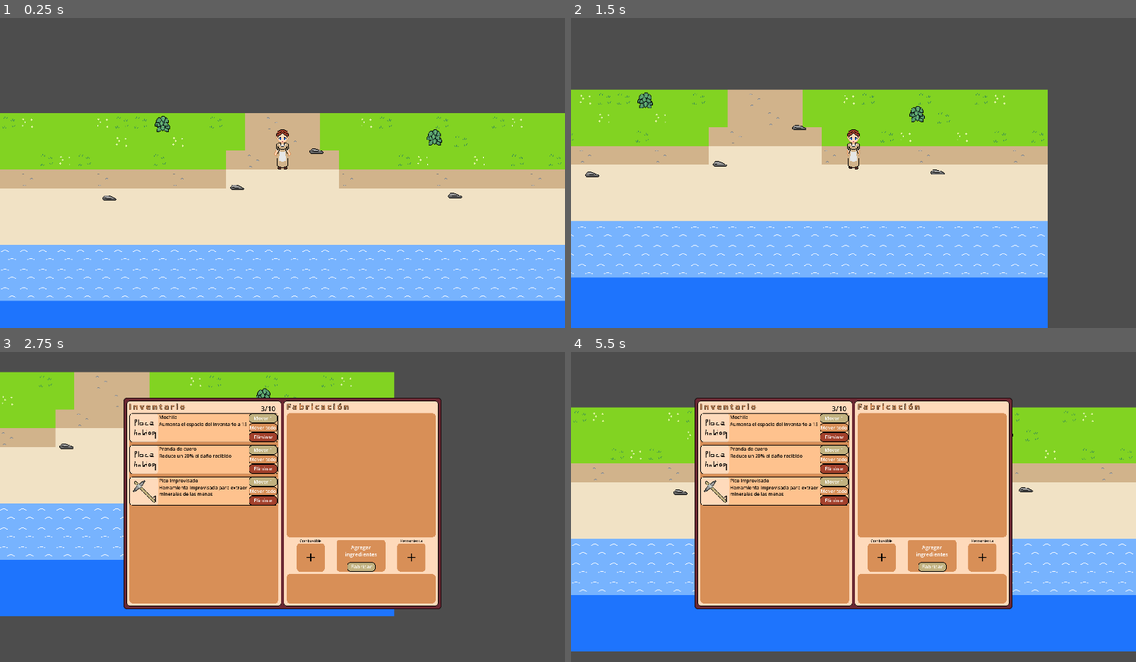
Above: before the commit, frames 1-4 (two rows, left to right).
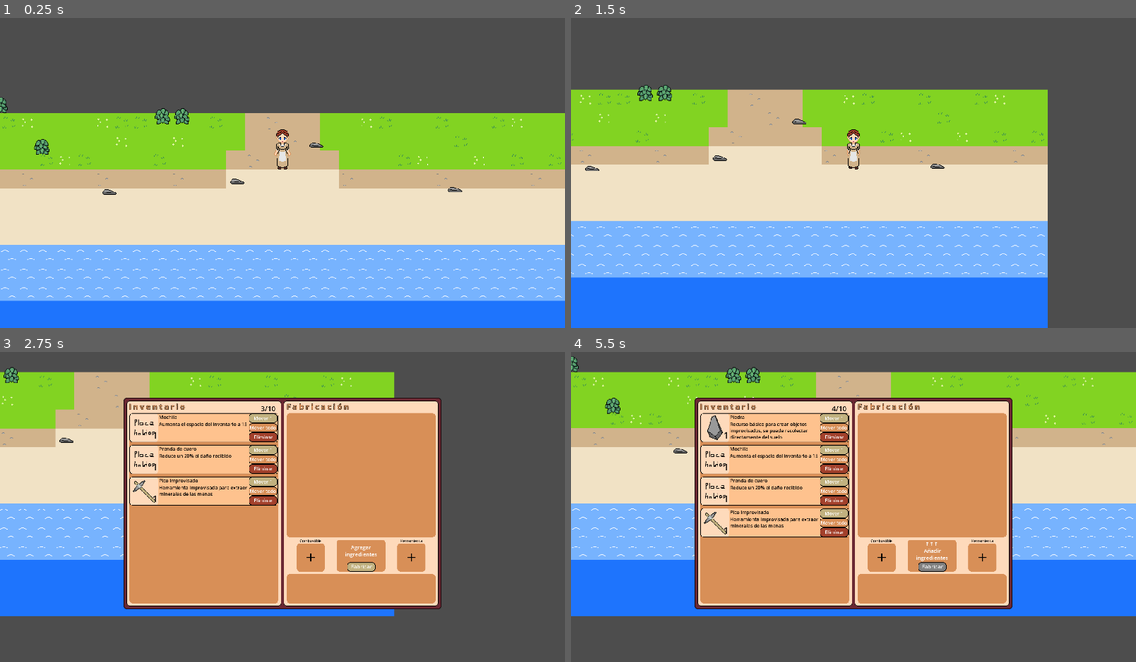
Above: after the commit, the same moments.

Repository: MarcosGomez66/isla_solitaria
Game: Godot game, scene res://main/testscene.tscn
Two runs of this game, one before a commit and one after it. Both use one fixed random seed, a clock stepped at 60 frames per second and the inputs below.
Inputs:
- Up to frame 1 (0.25 s): no input
- Up to frame 2 (1.5 s): tap Enter at 0.5 s; hold D (move_right) 0.53-1.28 s; tap F (interact) at 0.6, 1.35 s; hold S (move_down) from 1.28 s (still down)
- Up to frame 3 (2.75 s): release S (move_down) at 2.03 s; hold D (move_right) from 2.03 s (still down); hold R (open_craft) from 2.03 s (still down); tap F (interact) at 2.3 s
- Up to frame 4 (5.5 s): release D (move_right) at 2.78 s; release R (open_craft) at 2.78 s; hold W (move_up) 2.78-3.53 s; tap E (open_equipment) at 2.85 s; tap F (interact) at 3.05, 3.6, 4.35, 5.3 s; hold A (move_left) 3.53-5.03 s; hold S (move_down) from 5.03 s (still down); hold R (open_craft) from 5.03 s (still down)

The runs differ from the first frame. In frame 1, 0.8% of the frame differs, in the area x 0-82%, y 25-60%; in frame 2, 0.6%; in frame 3, 0.3%; in frame 4, 43%, in the area x 0-100%, y 1-97%.

Commit message:
agregar nuevos sprites para pruebas

Diff:
--- a/main/game_manager.gd
+++ b/main/game_manager.gd
@@ -1,9 +1,11 @@
 extends Node
 
+var y_sort
 var player
 var current_map
 
 func _ready() -> void:
+	y_sort = get_tree().root.get_node('Test/World/YSort')
 	start_game()
 
 func start_game():
@@ -16,17 +18,19 @@
 
 	var map_scene = load(path)
 	current_map = map_scene.instantiate()
-	get_tree().root.get_node('Test/World').add_child(current_map)
+	y_sort.add_child(current_map)
 	spawn_player()
 
 func spawn_player():
 	if player == null:
 		player = preload('res://player/player.tscn').instantiate()
-		get_tree().root.get_node('Test/Entities').add_child(player)
-
+		y_sort.add_child(player)
 	#buscar un spawn
 	var spawn = current_map.get_node('SpawnPoints/SpawnNorth')
 	player.global_position = spawn.global_position
+
+	var arbusto = preload("res://scenes/world_objects/bush.tscn").instantiate()
+	y_sort.add_child(arbusto)
 
 func change_map(path: String, spawn_name: String):
 	if current_map:
@@ -34,6 +38,6 @@
 
 	var map_scene = load(path)
 	current_map = map_scene.instantiate()
-	get_tree().root.get_node('Test/World').add_child(current_map)
+	y_sort.add_child(current_map)
 	var spawn = current_map.get_node(spawn_name)
 	player.global_position = spawn.global_position
--- a/main/testscene.tscn
+++ b/main/testscene.tscn
@@ -1,6 +1,7 @@
-[gd_scene load_steps=4 format=3 uid="uid://c7pneorgswetf"]
+[gd_scene load_steps=5 format=3 uid="uid://c7pneorgswetf"]
 
 [ext_resource type="Script" uid="uid://dlvf607qkhnrx" path="res://main/main.gd" id="1_dircn"]
+[ext_resource type="PackedScene" uid="uid://rp0ehdok78n8" path="res://scenes/world_objects/bush.tscn" id="2_o2gk4"]
 [ext_resource type="PackedScene" uid="uid://c33qgcgsgi64e" path="res://scenes/ui-ux/inventory_craft.tscn" id="6_82lcv"]
 [ext_resource type="PackedScene" uid="uid://bglbt437gqsky" path="res://scenes/ui-ux/equipment_ui.tscn" id="7_cpevb"]
 
@@ -9,7 +10,11 @@
 
 [node name="World" type="Node2D" parent="."]
 
-[node name="Entities" type="Node2D" parent="."]
+[node name="YSort" type="Node2D" parent="World"]
+y_sort_enabled = true
+
+[node name="Bush" parent="World/YSort" instance=ExtResource("2_o2gk4")]
+position = Vector2(71, 71)
 
 [node name="CanvasLayer" type="CanvasLayer" parent="."]
 
--- a/maps/mapa_claro_prueba.tscn
+++ b/maps/mapa_claro_prueba.tscn
@@ -45,7 +45,8 @@
 [sub_resource type="RectangleShape2D" id="RectangleShape2D_o4ti7"]
 size = Vector2(128, 32)
 
-[node name="Node2D" type="Node2D"]
+[node name="ClaroPrueba" type="Node2D"]
+y_sort_enabled = true
 
 [node name="TileMapSuelo" type="TileMapLayer" parent="."]
 tile_map_data = PackedByteArray("AAANAAAAAAADAAAAAAAOAAAAAAADAAAAAAAPAAAAAAADAAAAAAAQAAAAAAADAAAAAAARAAAAAAAAAAEAAAASAA …(6160 unchanged characters)…
@@ -56,6 +57,7 @@
 tile_set = SubResource("TileSet_ovtml")
 
 [node name="Collectables" type="Node2D" parent="."]
+y_sort_enabled = true
 
 [node name="Bush" parent="Collectables" instance=ExtResource("3_f7c71")]
 position = Vector2(269, 222)
--- a/maps/mapa_costa_prueba.tscn
+++ b/maps/mapa_costa_prueba.tscn
@@ -44,7 +44,8 @@
 [sub_resource type="RectangleShape2D" id="RectangleShape2D_hbsfu"]
 size = Vector2(128, 32)
 
-[node name="Node2D" type="Node2D"]
+[node name="CostaPrueba" type="Node2D"]
+y_sort_enabled = true
 
 [node name="TileMapSuelo" type="TileMapLayer" parent="."]
 tile_map_data = PackedByteArray("AAAAAAAAAAAAAAEAAAABAAAAAAAAAAEAAAACAAAAAAAAAAEAAAADAAAAAAAAAAEAAAAEAAAAAAAAAAEAAAAFAA …(6160 unchanged characters)…
@@ -55,6 +56,7 @@
 tile_set = SubResource("TileSet_ovtml")
 
 [node name="Collectables" type="Node2D" parent="."]
+y_sort_enabled = true
 
 [node name="Stone" parent="Collectables" instance=ExtResource("3_hbsfu")]
 position = Vector2(403, 121)
@@ -72,7 +74,7 @@
 position = Vector2(276, 19)
 
 [node name="Bush2" parent="Collectables" instance=ExtResource("4_xqulb")]
-position = Vector2(738, 42)
+position = Vector2(309, 19)
 
 [node name="GoToClearing" type="Area2D" parent="."]
 position = Vector2(480, -16)
--- /dev/null
+++ b/ph/arbusto.tscn
@@ -0,0 +1,9 @@
+[gd_scene load_steps=2 format=3 uid="uid://b33b8tbqc8e6h"]
+
+[ext_resource type="PackedScene" uid="uid://rp0ehdok78n8" path="res://scenes/world_objects/bush.tscn" id="1_sbsij"]
+
+[node name="Arbusto" type="Node2D"]
+y_sort_enabled = true
+
+[node name="Bush" parent="." instance=ExtResource("1_sbsij")]
+position = Vector2(13, 97)
--- a/player/player.gd
+++ b/player/player.gd
@@ -1,18 +1,18 @@
 extends CharacterBody2D
 
 @export var speed := 200
-var sprite
-#@onready var sprite = $AnimatedSprite2D
+@onready var sprite = $AnimatedSprite2D
+@onready var interact_area = $InteractArea
 
 # variables para el movimiento y las animaciones
 var direction := Vector2.ZERO
 var facing := "down"
-
 # variables para la interaccion con recolectables
 var nearby_object: Node = null
 
 func _ready() -> void:
-	sprite = get_node('AnimatedSprite2D')
+	interact_area.connect('area_entered', _on_area_entered)
+	interact_area.connect('area_exited', _on_area_exited)
 
 # todo lo que se realiza continuamente va en el physics process
 func _physics_process(delta):
@@ -48,6 +48,14 @@
 			sprite.play(anim)
 
 # metodos para la recoleccion de objetos
+func _on_area_entered(area):
+	if area.is_in_group('collectable'):
+		set_near_object(area)
+
+func _on_area_exited(area):
+	if area.is_in_group('collectable'):
+		clear_near_object(area)
+
 func set_near_object(object_node):
 	nearby_object = object_node
 
@@ -56,6 +64,9 @@
 		nearby_object = null
 
 func pick_item(object_node):
-	InvManager.add_item_to_inventory(object_node.item_data, object_node.quantity)
+	var stack = Stack.new()
+	stack.item_data = object_node.item_data
+	stack.count = object_node.amount
+	InvManager.add_item_to_inventory(stack)
 	nearby_object = null
 	object_node.queue_free()
--- a/player/player.tscn
+++ b/player/player.tscn
@@ -30,7 +30,7 @@
 }],
 "loop": true,
 "name": &"idle_down",
-"speed": 5.0
+"speed": 6.0
 }, {
 "frames": [{
 "duration": 1.0,
@@ -38,7 +38,7 @@
 }],
 "loop": true,
 "name": &"idle_left",
-"speed": 5.0
+"speed": 6.0
 }, {
 "frames": [{
 "duration": 1.0,
@@ -46,7 +46,7 @@
 }],
 "loop": true,
 "name": &"idle_right",
-"speed": 5.0
+"speed": 6.0
 }, {
 "frames": [{
 "duration": 1.0,
@@ -54,7 +54,7 @@
 }],
 "loop": true,
 "name": &"idle_up",
-"speed": 5.0
+"speed": 6.0
 }, {
 "frames": [{
 "duration": 1.0,
@@ -88,7 +88,7 @@
 }],
 "loop": true,
 "name": &"walk_left",
-"speed": 5.0
+"speed": 6.0
 }, {
 "frames": [{
 "duration": 1.0,
@@ -105,7 +105,7 @@
 }],
 "loop": true,
 "name": &"walk_right",
-"speed": 5.0
+"speed": 6.0
 }, {
 "frames": [{
 "duration": 1.0,
@@ -126,24 +126,28 @@
 }]
 
 [sub_resource type="RectangleShape2D" id="RectangleShape2D_rgyib"]
+size = Vector2(20, 10)
 
 [sub_resource type="CircleShape2D" id="CircleShape2D_rptt4"]
+radius = 8.0
 
-[node name="CharacterBody2D" type="CharacterBody2D" groups=["player"]]
+[node name="Player" type="CharacterBody2D" groups=["player"]]
 collision_mask = 2
+motion_mode = 1
 script = ExtResource("1_x7c3f")
 
 [node name="AnimatedSprite2D" type="AnimatedSprite2D" parent="."]
 sprite_frames = SubResource("SpriteFrames_ccwxv")
-animation = &"idle_down"
+animation = &"idle_up"
 offset = Vector2(0, -34)
 
 [node name="CollisionShape2D" type="CollisionShape2D" parent="."]
 position = Vector2(0, -5)
-scale = Vector2(1, 0.5)
 shape = SubResource("RectangleShape2D_rgyib")
 
-[node name="InteractArea" type="Area2D" parent="."]
+[node name="InteractArea" type="Area2D" parent="." groups=["interact"]]
+position = Vector2(0, 33)
+collision_mask = 2
 
 [node name="CollisionShape2D" type="CollisionShape2D" parent="InteractArea"]
 position = Vector2(0, -33)
--- a/project.godot
+++ b/project.godot
@@ -33,6 +33,10 @@
 window/stretch/mode="canvas_items"
 window/stretch/scale=2.0
 window/stretch/scale_mode="integer"
+
+[global_group]
+
+collectable=""
 
 [input]
 
--- a/scenes/ui-ux/equipment_ui.tscn
+++ b/scenes/ui-ux/equipment_ui.tscn
@@ -1,8 +1,8 @@
 [gd_scene load_steps=8 format=3 uid="uid://bglbt437gqsky"]
 
 [ext_resource type="Script" uid="uid://dbygflxtw7uoy" path="res://scripts/ui/equipment_ui.gd" id="1_dq8p2"]
-[ext_resource type="Texture2D" uid="uid://drmqraqhbkqmf" path="res://assets/inventory_backgrounds/fondo_inv_equip.png" id="1_u4vp6"]
 [ext_resource type="PackedScene" uid="uid://dtso7rtch8qty" path="res://scenes/ui-ux/item_card.tscn" id="2_3xvfe"]
+[ext_resource type="Texture2D" uid="uid://by7ff065ul8qu" path="res://assets/inventory_backgrounds/inv_equip_bg.png" id="3_3xvfe"]
 
 [sub_resource type="StyleBoxEmpty" id="StyleBoxEmpty_ebvlc"]
 
@@ -55,7 +55,7 @@
 layout_mode = 0
 offset_right = 40.0
 offset_bottom = 40.0
-texture = ExtResource("1_u4vp6")
+texture = ExtResource("3_3xvfe")
 
 [node name="InvTitle" type="Label" parent="Panel"]
 custom_minimum_size = Vector2(253, 18)
--- a/scenes/ui-ux/inventory_craft.tscn
+++ b/scenes/ui-ux/inventory_craft.tscn
@@ -1,12 +1,11 @@
-[gd_scene load_steps=17 format=3 uid="uid://c33qgcgsgi64e"]
+[gd_scene load_steps=16 format=3 uid="uid://c33qgcgsgi64e"]
 
 [ext_resource type="Script" uid="uid://b1by256ebgm2l" path="res://scripts/ui/inventory_craft_ui.gd" id="1_ct5ip"]
 [ext_resource type="PackedScene" uid="uid://dtso7rtch8qty" path="res://scenes/ui-ux/item_card.tscn" id="2_6sqgv"]
-[ext_resource type="Texture2D" uid="uid://bn4fb4jb1tqol" path="res://assets/inventory_backgrounds/fondo_inv_fab.png" id="3_8vuug"]
-[ext_resource type="Texture2D" uid="uid://bmmlq2u3o8e5y" path="res://assets/inventory_backgrounds/fondo_btn_usar.png" id="4_rfy0l"]
-[ext_resource type="Texture2D" uid="uid://cqrrmyejqcu05" path="res://assets/inventory_backgrounds/fondo_btn_disable.png" id="5_n3cm7"]
-[ext_resource type="Texture2D" uid="uid://le2da0dwjup8" path="res://assets/inventory_backgrounds/add_icon.png" id="6_nr2kg"]
-[ext_resource type="Texture2D" uid="uid://iwbosbyuid6k" path="res://assets/inventory_backgrounds/fondo_fuel_controller.png" id="7_dgk4c"]
+[ext_resource type="Texture2D" uid="uid://h8w4vjtmhj1x" path="res://assets/inventory_backgrounds/inv_craft_bg.png" id="3_ct5ip"]
+[ext_resource type="Texture2D" uid="uid://v537mkvm3odq" path="res://assets/inventory_backgrounds/btn_top_bg.png" id="4_6sqgv"]
+[ext_resource type="Texture2D" uid="uid://0xg0bajsjnrx" path="res://assets/inventory_backgrounds/btn_disable_bg.png" id="5_8wj6p"]
+[ext_resource type="Texture2D" uid="uid://ja6x7cjq23n7" path="res://assets/inventory_backgrounds/add_icon.png" id="6_nr2kg"]
 
 [sub_resource type="StyleBoxEmpty" id="StyleBoxEmpty_x3lkk"]
 
@@ -35,7 +34,6 @@
 font_color = Color(0, 0, 0, 1)
 
 [sub_resource type="StyleBoxTexture" id="StyleBoxTexture_eafaq"]
-texture = ExtResource("7_dgk4c")
 
 [sub_resource type="LabelSettings" id="LabelSettings_r3x8u"]
 line_spacing = -1.0
@@ -77,7 +75,7 @@
 layout_mode = 0
 offset_right = 540.0
 offset_bottom = 360.0
-texture = ExtResource("3_8vuug")
+texture = ExtResource("3_ct5ip")
 
 [node name="InvTitle" type="Label" parent="Panel"]
 custom_minimum_size = Vector2(253, 18)
@@ -167,8 +165,8 @@
 offset_top = 280.0
 offset_right = 428.0
 offset_bottom = 296.0
-texture_normal = ExtResource("4_rfy0l")
-texture_disabled = ExtResource("5_n3cm7")
+texture_normal = ExtResource("4_6sqgv")
+texture_disabled = ExtResource("5_8wj6p")
 
 [node name="Label" type="Label" parent="Panel/DoneButton"]
 custom_minimum_size = Vector2(48, 16)
@@ -281,7 +279,6 @@
 offset_top = 157.0
 offset_right = 57.0
 offset_bottom = 173.0
-texture_normal = ExtResource("4_rfy0l")
 
 [node name="Label" type="Label" parent="Panel/FuelPanel/AceptButton"]
 custom_minimum_size = Vector2(48, 16)
@@ -302,7 +299,6 @@
 offset_top = 157.0
 offset_right = 261.0
 offset_bottom = 173.0
-texture_normal = ExtResource("4_rfy0l")
 
 [node name="Label" type="Label" parent="Panel/FuelPanel/CancelButton"]
 custom_minimum_size = Vector2(48, 16)
@@ -363,7 +359,6 @@
 offset_top = 157.0
 offset_right = 57.0
 offset_bottom = 173.0
-texture_normal = ExtResource("4_rfy0l")
 
 [node name="Label" type="Label" parent="Panel/ToolPanel/AceptButton"]
 custom_minimum_size = Vector2(48, 16)
@@ -384,7 +379,6 @@
 offset_top = 157.0
 offset_right = 261.0
 offset_bottom = 173.0
-texture_normal = ExtResource("4_rfy0l")
 
 [node name="Label" type="Label" parent="Panel/ToolPanel/CancelButton"]
 custom_minimum_size = Vector2(48, 16)
--- a/scenes/ui-ux/item_card.tscn
+++ b/scenes/ui-ux/item_card.tscn
@@ -1,13 +1,13 @@
-[gd_scene load_steps=13 format=3 uid="uid://dtso7rtch8qty"]
+[gd_scene load_steps=14 format=3 uid="uid://dtso7rtch8qty"]
 
-[ext_resource type="Texture2D" uid="uid://cx7h38k6nuhp3" path="res://assets/inventory_backgrounds/fondo_slot.png" id="1_1r4fi"]
+[ext_resource type="Texture2D" uid="uid://dykgcm6cvwtd4" path="res://assets/inventory_backgrounds/card_bg.png" id="2_5b5hf"]
 [ext_resource type="Script" uid="uid://ssnjvueh4gon" path="res://scripts/ui/item_card.gd" id="2_8ylvw"]
-[ext_resource type="Texture2D" uid="uid://bmmlq2u3o8e5y" path="res://assets/inventory_backgrounds/fondo_btn_usar.png" id="2_rq48j"]
-[ext_resource type="Texture2D" uid="uid://lq1y5iowm1uf" path="res://assets/inventory_backgrounds/fondo_btn_trabajar.png" id="3_8ylvw"]
-[ext_resource type="Texture2D" uid="uid://m76c1nyyejxg" path="res://assets/inventory_backgrounds/fondo_btn_descartar.png" id="4_nbtwv"]
+[ext_resource type="Texture2D" uid="uid://v537mkvm3odq" path="res://assets/inventory_backgrounds/btn_top_bg.png" id="3_aswfh"]
+[ext_resource type="Texture2D" uid="uid://0xg0bajsjnrx" path="res://assets/inventory_backgrounds/btn_disable_bg.png" id="4_vx28e"]
+[ext_resource type="Texture2D" uid="uid://dfxa2muo8xg82" path="res://assets/inventory_backgrounds/btn_middle_bg.png" id="5_p7ms2"]
+[ext_resource type="Texture2D" uid="uid://fcb3ga7d7e5t" path="res://assets/inventory_backgrounds/btn_bottom_bg.png" id="6_dqxbx"]
 
 [sub_resource type="StyleBoxTexture" id="StyleBoxTexture_8j3gk"]
-texture = ExtResource("1_1r4fi")
 
 [sub_resource type="LabelSettings" id="LabelSettings_8j3gk"]
 font_color = Color(0, 0, 0, 1)
@@ -40,6 +40,12 @@
 offset_bottom = 40.0
 theme_override_styles/panel = SubResource("StyleBoxTexture_8j3gk")
 script = ExtResource("2_8ylvw")
+
+[node name="BackGround" type="TextureRect" parent="."]
+layout_mode = 0
+offset_right = 40.0
+offset_bottom = 40.0
+texture = ExtResource("2_5b5hf")
 
 [node name="Icon" type="TextureRect" parent="."]
 custom_minimum_size = Vector2(48, 48)
@@ -92,7 +98,8 @@
 [node name="TopBtn" type="TextureButton" parent="Buttons"]
 custom_minimum_size = Vector2(48, 16)
 layout_mode = 2
-texture_normal = ExtResource("2_rq48j")
+texture_normal = ExtResource("3_aswfh")
+texture_disabled = ExtResource("4_vx28e")
 
 [node name="Label" type="Label" parent="Buttons/TopBtn"]
 custom_minimum_size = Vector2(48, 16)
@@ -108,7 +115,8 @@
 [node name="MiddleBtn" type="TextureButton" parent="Buttons"]
 custom_minimum_size = Vector2(48, 16)
 layout_mode = 2
-texture_normal = ExtResource("3_8ylvw")
+texture_normal = ExtResource("5_p7ms2")
+texture_disabled = ExtResource("4_vx28e")
 
 [node name="Label" type="Label" parent="Buttons/MiddleBtn"]
 custom_minimum_size = Vector2(48, 16)
@@ -124,7 +132,8 @@
 [node name="BottomBtn" type="TextureButton" parent="Buttons"]
 custom_minimum_size = Vector2(48, 16)
 layout_mode = 2
-texture_normal = ExtResource("4_nbtwv")
+texture_normal = ExtResource("6_dqxbx")
+texture_disabled = ExtResource("4_vx28e")
 
 [node name="Label" type="Label" parent="Buttons/BottomBtn"]
 custom_minimum_size = Vector2(48, 16)
--- a/scenes/world_objects/branch.tscn
+++ b/scenes/world_objects/branch.tscn
@@ -1,20 +1,33 @@
-[gd_scene load_steps=5 format=3 uid="uid://cmt38jue01g1q"]
+[gd_scene load_steps=6 format=3 uid="uid://cmt38jue01g1q"]
 
-[ext_resource type="Script" uid="uid://bamkdggn620d1" path="res://scripts/world_objects/wood.gd" id="1_rwd4f"]
+[ext_resource type="Script" uid="uid://bamkdggn620d1" path="res://scripts/world_objects/branch.gd" id="1_myiev"]
 [ext_resource type="Resource" uid="uid://cpd0xorqjg1xt" path="res://resources/items/resource/wood.tres" id="2_ivbys"]
 [ext_resource type="Texture2D" uid="uid://cd7x2dnh81evs" path="res://assets/collectables_sprites/madera_sprite.png" id="3_atsv4"]
 
-[sub_resource type="RectangleShape2D" id="RectangleShape2D_hvgfx"]
-size = Vector2(31, 13)
+[sub_resource type="RectangleShape2D" id="RectangleShape2D_myiev"]
+size = Vector2(32, 14)
 
-[node name="Branch" type="Area2D"]
-script = ExtResource("1_rwd4f")
+[sub_resource type="RectangleShape2D" id="RectangleShape2D_aj4le"]
+size = Vector2(32, 14)
+
+[node name="Branch" type="Area2D" groups=["collectable"]]
+collision_layer = 2
+script = ExtResource("1_myiev")
 item_data = ExtResource("2_ivbys")
-quantity = 1
+amount = 3
 
 [node name="Sprite2D" type="Sprite2D" parent="."]
 texture = ExtResource("3_atsv4")
+centered = false
+offset = Vector2(-16, -22)
 
 [node name="CollisionShape2D" type="CollisionShape2D" parent="."]
-position = Vector2(-0.5, -0.5)
-shape = SubResource("RectangleShape2D_hvgfx")
+position = Vector2(0, -7)
+shape = SubResource("RectangleShape2D_myiev")
+
+[node name="StaticBody2D" type="StaticBody2D" parent="."]
+collision_layer = 2
+
+[node name="CollisionShape2D" type="CollisionShape2D" parent="StaticBody2D"]
+position = Vector2(0, -7)
+shape = SubResource("RectangleShape2D_aj4le")
--- a/scenes/world_objects/bush.tscn
+++ b/scenes/world_objects/bush.tscn
@@ -5,16 +5,19 @@
 [ext_resource type="Texture2D" uid="uid://i3iq7wnwqwuc" path="res://assets/collectables_sprites/arbusto_sprite.png" id="3_481l3"]
 
 [sub_resource type="RectangleShape2D" id="RectangleShape2D_hvgfx"]
-size = Vector2(26, 27)
+size = Vector2(26, 14)
 
-[node name="Bush" type="Area2D"]
+[node name="Bush" type="Area2D" groups=["collectable"]]
+collision_layer = 2
 script = ExtResource("1_stkks")
 item_data = ExtResource("2_cylul")
-quantity = 3
+amount = 3
 
 [node name="Sprite2D" type="Sprite2D" parent="."]
 texture = ExtResource("3_481l3")
+centered = false
+offset = Vector2(-16, -29)
 
 [node name="CollisionShape2D" type="CollisionShape2D" parent="."]
-position = Vector2(0, -0.5)
+position = Vector2(0, -7)
 shape = SubResource("RectangleShape2D_hvgfx")
--- a/scenes/world_objects/stone.tscn
+++ b/scenes/world_objects/stone.tscn
@@ -1,20 +1,33 @@
-[gd_scene load_steps=5 format=3 uid="uid://dopfqcbdgsult"]
+[gd_scene load_steps=6 format=3 uid="uid://dopfqcbdgsult"]
 
 [ext_resource type="Script" uid="uid://djpufb3menxd1" path="res://scripts/world_objects/stone.gd" id="1_e75cd"]
 [ext_resource type="Resource" uid="uid://cp8qs2w7yd1gm" path="res://resources/items/resource/stone.tres" id="2_dxy8m"]
 [ext_resource type="Texture2D" uid="uid://dh068sqocjgge" path="res://assets/collectables_sprites/piedra_sprite.png" id="3_ast70"]
 
 [sub_resource type="RectangleShape2D" id="RectangleShape2D_hvgfx"]
-size = Vector2(22, 7)
+size = Vector2(24, 8)
 
-[node name="Stone" type="Area2D"]
+[sub_resource type="RectangleShape2D" id="RectangleShape2D_e75cd"]
+size = Vector2(24, 8)
+
+[node name="Stone" type="Area2D" groups=["collectable"]]
+collision_layer = 2
 script = ExtResource("1_e75cd")
 item_data = ExtResource("2_dxy8m")
-quantity = 1
+amount = 1
 
 [node name="Sprite2D" type="Sprite2D" parent="."]
 texture = ExtResource("3_ast70")
+centered = false
+offset = Vector2(-16, -26)
 
 [node name="CollisionShape2D" type="CollisionShape2D" parent="."]
-position = Vector2(0, 6.5)
+position = Vector2(0, -4)
 shape = SubResource("RectangleShape2D_hvgfx")
+
+[node name="StaticBody2D" type="StaticBody2D" parent="."]
+collision_layer = 2
+
+[node name="CollisionShape2D" type="CollisionShape2D" parent="StaticBody2D"]
+position = Vector2(0, -4)
+shape = SubResource("RectangleShape2D_e75cd")
--- a/scripts/ux/craft_manager.gd
+++ b/scripts/ux/craft_manager.gd
@@ -120,6 +120,6 @@
 
 func on_craftTimer_out():
 	is_crafting = false
-	InvManager.add_item_to_inventory(_current_recipe.result.item_data, _current_recipe.result.count)
+	InvManager.add_item_to_inventory(_current_recipe.result)
 	_current_recipe = null
 	check_ingredients()
--- a/scripts/ux/equipment_manager.gd
+++ b/scripts/ux/equipment_manager.gd
@@ -17,7 +17,7 @@
 		return
 
 	if slots[slot_name] != null:
-		InvManager.add_item_to_inventory(slots[slot_name].item_data, slots[slot_name].count)
+		InvManager.add_item_to_inventory(slots[slot_name])
 	slots[slot_name] = data
 	InvManager.get_inventory().erase(data)
 	InvManager.inventory_changed.emit()
@@ -31,7 +31,7 @@
 	if item == null:
 		return
 
-	InvManager.add_item_to_inventory(item.item_data, item.count)
+	InvManager.add_item_to_inventory(item)
 	slots[slot_name] = null
 	InvManager.inventory_changed.emit()
 
--- a/scripts/ux/inventory_manager.gd
+++ b/scripts/ux/inventory_manager.gd
@@ -57,29 +57,29 @@
 func get_ingredients():
 	return _ingredients
 
-func add_item_to_inventory(data: ItemData, amount: int):
-	while amount > 0:
+func add_item_to_inventory(data: Stack):
+	while data.count > 0:
 		#var stack_found = false
 		for stack in _inventory:
-			if stack.item_data == data and stack.count < max_stack and data.stackable:
+			if stack.item_data == data.item_data and stack.count < max_stack and data.item_data.stackable:
 				var space = max_stack - stack.count
-				var add = min(space, amount)
+				var add = min(space, data.count)
 				stack.count += add
-				amount -= add
+				data.count -= add
 				#stack_found = true
 				break
-		if amount <= 0:
+		if data.count <= 0:
 			break
 		if _inventory.size() >= max_items:
 			break
-		var new_amount = min(max_stack, amount)
+		var new_amount = min(max_stack, data.count)
 		var stack = Stack.new()
-		stack.item_data = data
+		stack.item_data = data.item_data
 		stack.count = new_amount
 		_inventory.append(stack)
 		#intento de mostrar el mensaje
 		#PopupManager.show_text(stack.item_data.name+' +1', Player.position)
-		amount -= new_amount
+		data.count -= new_amount
 	inventory_changed.emit()
 
 #movimientos a craft_manager
--- /dev/null
+++ b/scripts/world_objects/branch.gd
@@ -0,0 +1,4 @@
+extends Area2D
+
+@export var item_data: ItemData
+@export var amount: int
--- a/scripts/world_objects/stone.gd
+++ b/scripts/world_objects/stone.gd
@@ -1,16 +1,4 @@
 extends Area2D
 
 @export var item_data: ItemData
-@export var quantity: int
-
-func _ready():
-	connect("body_entered", _on_body_entered)
-	connect("body_exited", _on_body_exited)
-
-func _on_body_entered(body):
-	if body.is_in_group("player"):
-		body.set_near_object(self)
-
-func _on_body_exited(body):
-	if body.is_in_group("player"):
-		body.clear_near_object(self)
+@export var amount: int
--- a/scripts/world_objects/wood.gd
+++ /dev/null
@@ -1,16 +0,0 @@
-extends Area2D
-
-@export var item_data: ItemData
-@export var quantity: int
-
-func _ready():
-	connect("body_entered", _on_body_entered)
-	connect("body_exited", _on_body_exited)
-
-func _on_body_entered(body):
-	if body.is_in_group("player"):
-		body.set_near_object(self)
-
-func _on_body_exited(body):
-	if body.is_in_group("player"):
-		body.clear_near_object(self)
Not shown, changed: assets/inventory_backgrounds/add_icon.png.import
Renamed: assets/inventory_backgrounds/fondo_btn_descartar.png -> assets/inventory_backgrounds/btn_bottom_bg.png
Not shown, added: assets/inventory_backgrounds/btn_bottom_bg.png.import
Renamed: assets/inventory_backgrounds/fondo_btn_disable.png -> assets/inventory_backgrounds/btn_disable_bg.png
Not shown, changed: assets/inventory_backgrounds/btn_disable_bg.png.import
Renamed: assets/inventory_backgrounds/fondo_btn_trabajar.png -> assets/inventory_backgrounds/btn_middle_bg.png
Not shown, added: assets/inventory_backgrounds/btn_middle_bg.png.import
Renamed: assets/inventory_backgrounds/fondo_btn_usar.png -> assets/inventory_backgrounds/btn_top_bg.png
Not shown, added: assets/inventory_backgrounds/btn_top_bg.png.import
Renamed: assets/inventory_backgrounds/fondo_slot.png -> assets/inventory_backgrounds/card_bg.png
Not shown, added: assets/inventory_backgrounds/card_bg.png.import
Renamed: assets/inventory_backgrounds/fondo_fuel_controller.png -> assets/inventory_backgrounds/fueltool_controller_bg.png
(and 64 more such lines)
